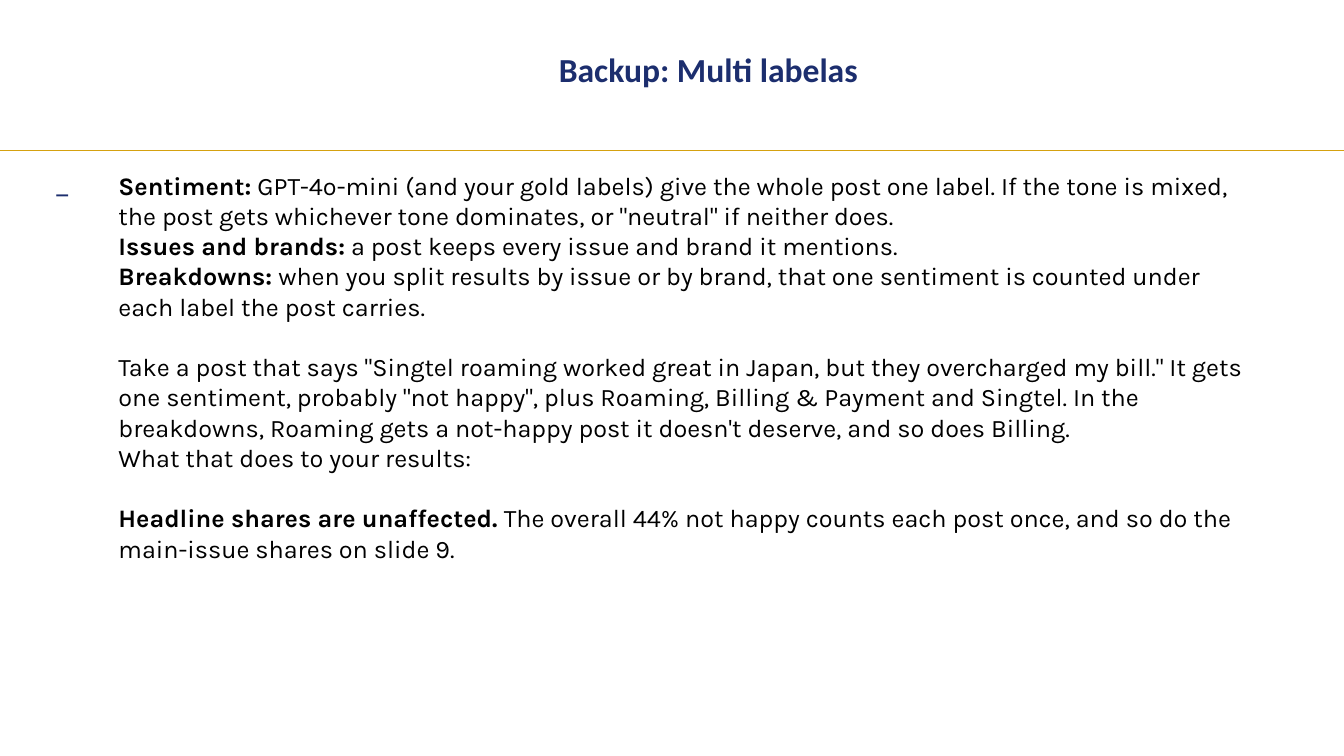
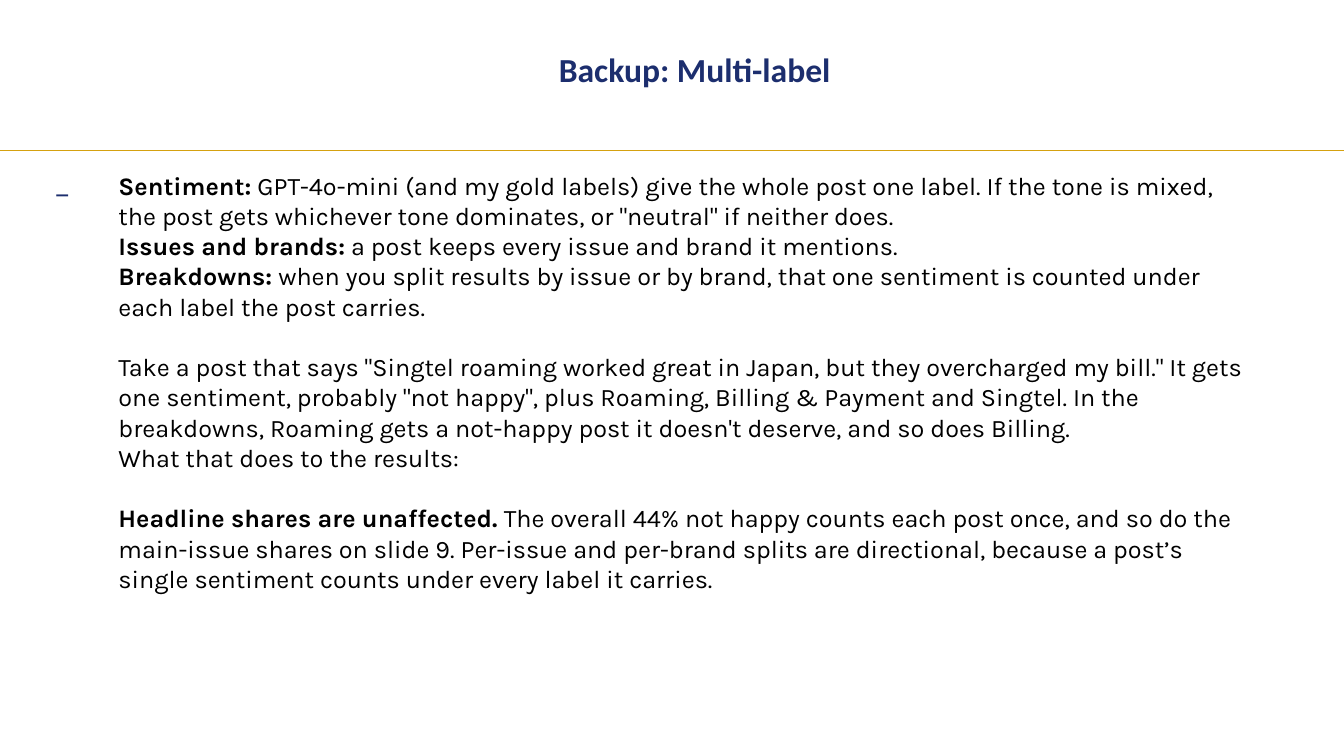
Before and after one commit to LizLicense/Public-Sentiment-Analysis-LLM-powered-Issue-Extraction, a slide deck: slide 41 of presentation/capstone_walkthrough_merged.pptx (slide 40 before the commit). Drawn at 1344x756 pixels with LibreOffice and Linux fonts; fonts in the diff are those of the drawing; background and template pictures are left out. Boxes give left, top, right and bottom in pixels: in the first picture for what was removed or moved away, otherwise in the second. Text is boxed around its words. In the diff, an @@ line names an element or a change of style, - is before the commit and + after.

Commit message:
update deck

```diff
--- a/presentation/capstone_walkthrough_merged.pptx
+++ b/presentation/capstone_walkthrough_merged.pptx
@@ text at (559,58,831,88): text changed @@
-Backup: Multi labelas
+Backup: Multi-label
@@ text at (118,177,1213,231): text changed @@
-Sentiment: GPT-4o-mini (and your gold labels) give the whole post one label. If the tone is mixed, the post gets whichever tone dominates, or "neutral" if neither does.
+Sentiment: GPT-4o-mini (and my gold labels) give the whole post one label. If the tone is mixed, the post gets whichever tone dominates, or "neutral" if neither does.
@@ text at (118,449,1231,594): text changed @@
-What that does to your results:
-Headline shares are unaffected. The overall 44% not happy counts each post once, and so do the main-issue shares on slide 9.
+What that does to the results:
+Headline shares are unaffected. The overall 44% not happy counts each post once, and so do the main-issue shares on slide 9. Per-issue and per-brand splits are directional, because a post’s single sentiment counts under every label it carries.
```
Also in this commit, not shown: 30 other slides changed, 1 other file.
